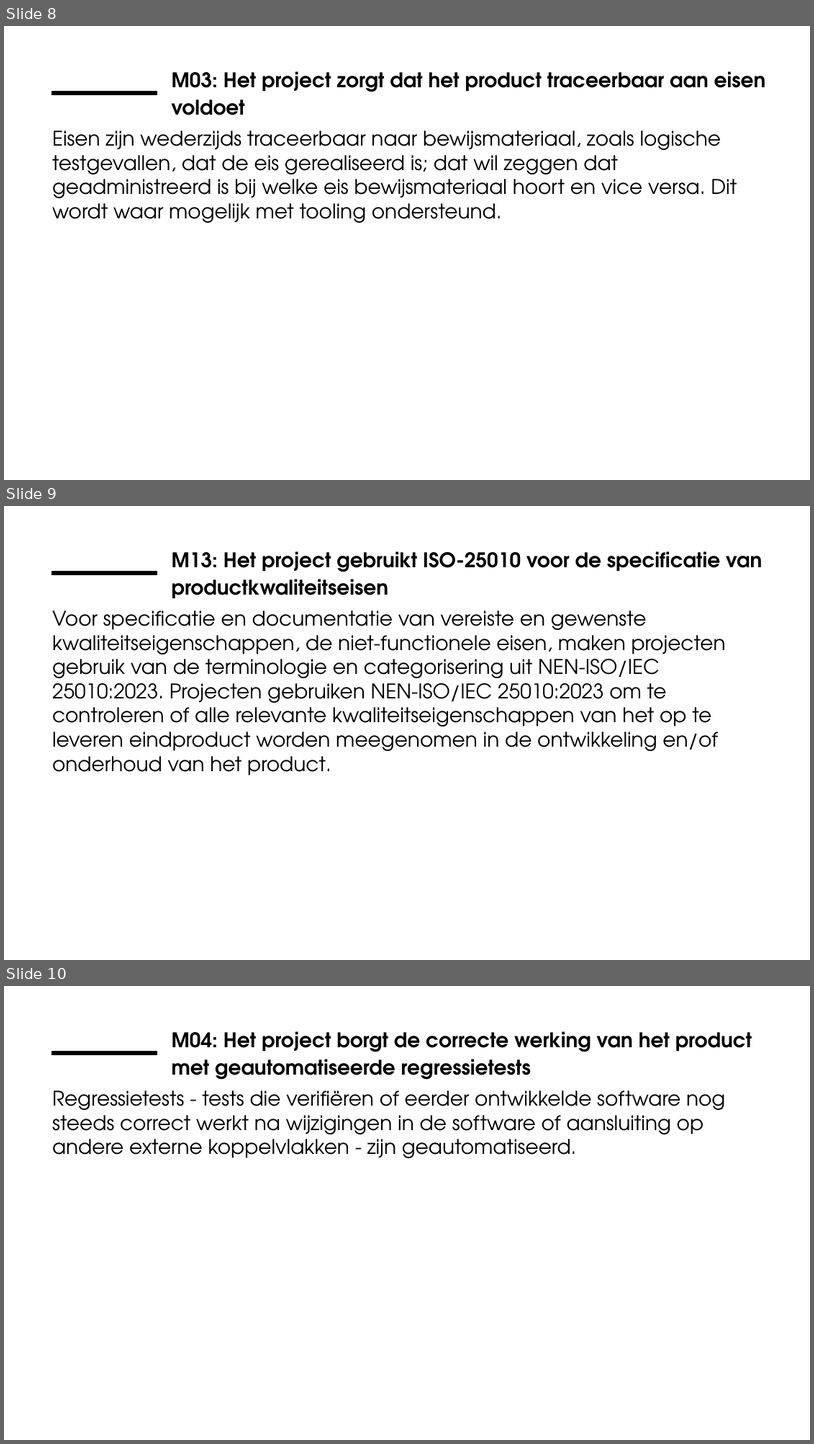
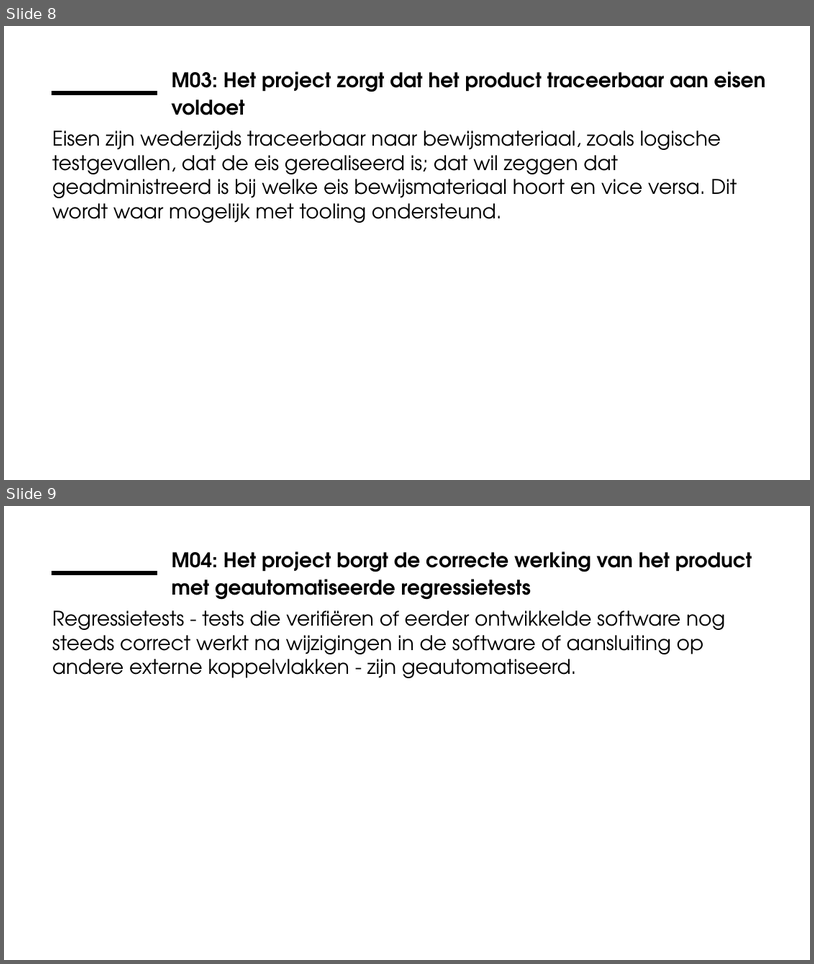
Before and after one commit to ICTU/Kwaliteitsaanpak, a slide deck: docs/wip/ICTU-Kwaliteitsaanpak.pptx. Shown one above the other, each under a label of ours: slides 8, 9 and 10 before the commit, slides 8 and 9 after it. The pictures are 814x1444 and 814x964 pixels, drawn with LibreOffice and Linux fonts; fonts in the diff are those of the drawing; background and template pictures are left out. Boxes give left, top, right and bottom in pixels: in the first picture for what was removed or moved away, otherwise in the second. Text is boxed around its words. In the diff, an @@ line names an element or a change of style, - is before the commit and + after.

Commit message:
M13 over ISO-25010 is vervallen.
Maatregel M13 "Het project gebruikt ISO-25010 voor de specificatie van productkwaliteitseisen" is vervallen. Het gebruik van ISO-25010 voor de specificatie van productkwaliteitseisen staat al genoemd in M01 "Het project levert in elke fase vastgestelde producten en informatie op".

Closes #950.

```diff
--- a/docs/wip/ICTU-Kwaliteitsaanpak.pptx
+++ b/docs/wip/ICTU-Kwaliteitsaanpak.pptx
@@ slide 9 removed at (x1=4, y1=506, x2=810, y2=960), background #FFFFFF; not listed: 1 template element that a slide beside it also shows @@
@@ title removed at (x1=172, y1=551, x2=762, y2=599) @@
-M13: Het project gebruikt ISO-25010 voor de specificatie van productkwaliteitseisen
@@ text removed at (x1=52, y1=610, x2=726, y2=775) @@
-Voor specificatie en documentatie van vereiste en gewenste kwaliteitseigenschappen, de niet-functionele eisen, maken projecten gebruik van de terminologie en categorisering uit NEN-ISO/IEC 25010:2023. Projecten gebruiken NEN-ISO/IEC 25010:2023 om te controleren of alle relevante kwaliteitseigenschappen van het op te leveren eindproduct worden meegenomen in de ontwikkeling en/of onderhoud van het product.
@@ what was slide 10 is now slide 9 @@
```
Also in this commit, not shown: 27 other files.
